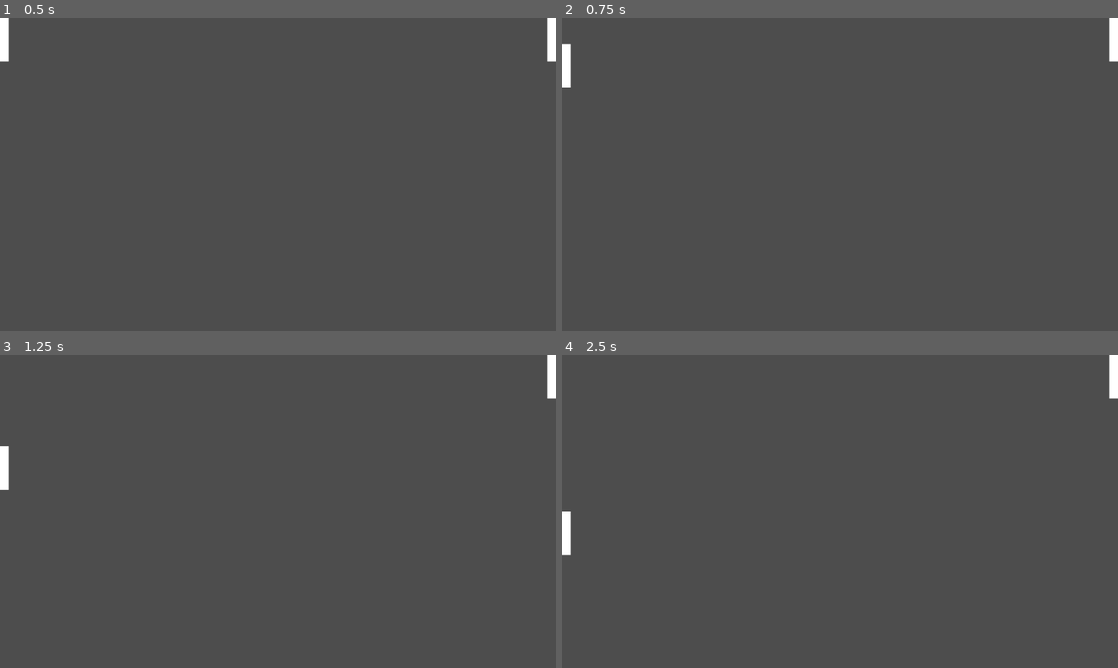
Above: before the commit, frames 1-4 (two rows, left to right).
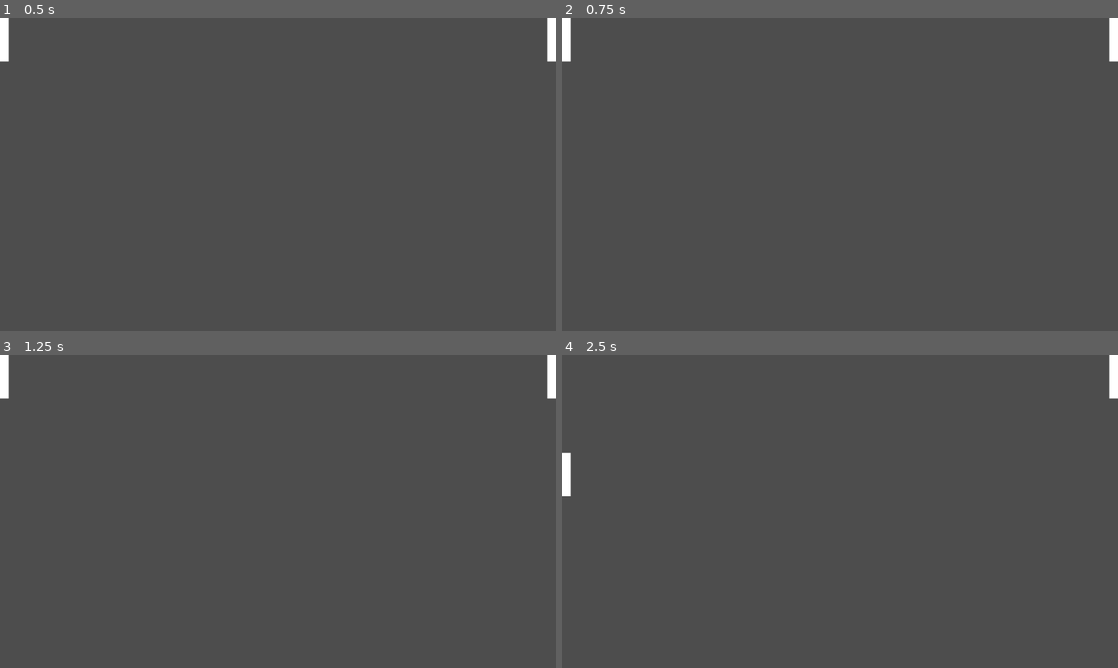
Above: after the commit, the same moments.

Repository: RageOfShizuno/pong-godot
Game: Godot game, scene res://main.tscn
The game is run twice, just before and just after one commit, with the same random seed, the same clock (stepped at 60 frames per second) and the same inputs.
Inputs:
- Up to frame 1 (0.5 s): no input
- Up to frame 2 (0.75 s): tap Enter at 0.5 s; hold Down (paddle_right_down) from 0.53 s (still down)
- Up to frame 3 (1.25 s): keep holding Down (paddle_right_down)
- Up to frame 4 (2.5 s): release Down (paddle_right_down) at 1.28 s; hold S (paddle_left_down) 1.28-2.03 s; hold Down (paddle_right_down) from 2.03 s (still down)

Frame 1 is identical in both runs. In frame 2, 0.3% of the frame differs, in the area x 0-2%, y 0-23%; in frame 3, 0.5%, in the area x 0-2%, y 0-44%; in frame 4, 0.5%.

Commit message:
left and right paddle move independently with different inputs

Diff:
--- a/paddle.gd
+++ b/paddle.gd
@@ -1,12 +1,19 @@
-# This works to move the paddle up and down, and it limits the movement in the screen, but the "beginning" of the paddle is also considered the end of it, so it still phases through the bottom of the screen.
-# Needs fixing
-
-
 extends CharacterBody2D
 
 @export var speed := 300.0
+@export_enum("left", "right") var paddle_side := "left"  # ← Scegli dal menu laterale
 
 func _physics_process(delta):
-	var input_direction := Input.get_action_strength("ui_down") - Input.get_action_strength("ui_up")
+	var input_up := ""
+	var input_down := ""
+
+	if paddle_side == "left":
+		input_up = "paddle_left_up"
+		input_down = "paddle_left_down"
+	else:
+		input_up = "paddle_right_up"
+		input_down = "paddle_right_down"
+
+	var input_direction := Input.get_action_strength(input_down) - Input.get_action_strength(input_up)
 	velocity = Vector2(0, input_direction * speed)
 	move_and_slide()
